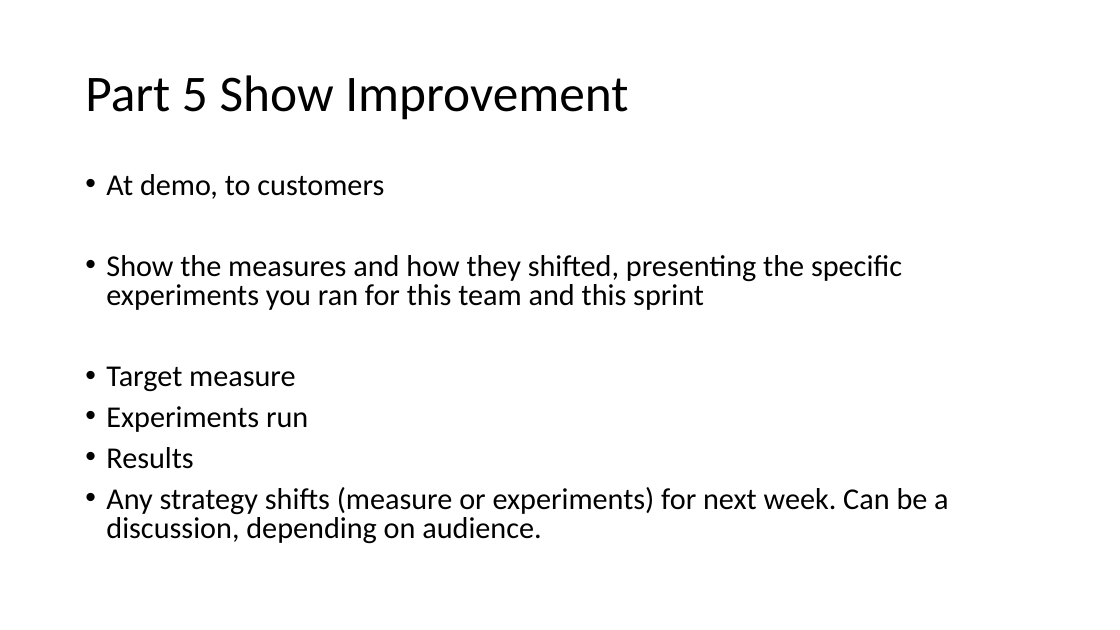
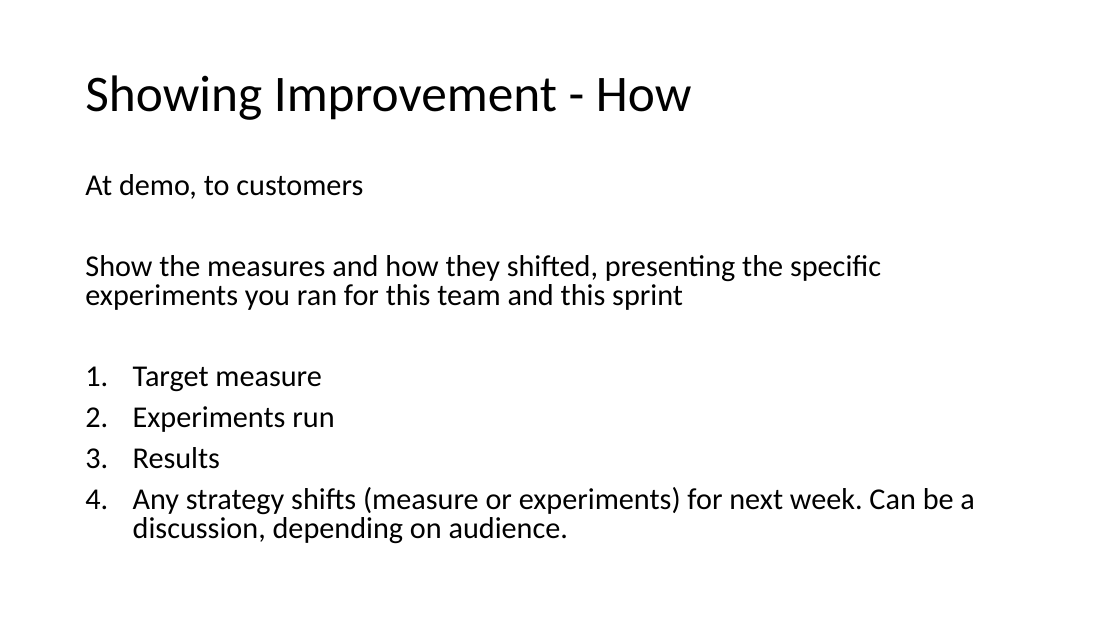
Before and after one commit to arlobelshee/Presentations, a slide deck: slide 35 of leading technical debt/gogo keynote - data-driven leadership to solve technical debt.pptx (slide 25 before the commit). Drawn at 1120x630 pixels with LibreOffice and Linux fonts; fonts in the diff are those of the drawing. Boxes give left, top, right and bottom in pixels: in the first picture for what was removed or moved away, otherwise in the second. Text is boxed around its words. In the diff, an @@ line names an element or a change of style, - is before the commit and + after.

```diff
--- a/leading technical debt/gogo keynote - data-driven leadership to solve technical debt.pptx
+++ b/leading technical debt/gogo keynote - data-driven leadership to solve technical debt.pptx
@@ title at <box>85,75,692,120</box>: text changed @@
-Part 5 Show Improvement
+Showing Improvement - How
@@ text "At demo, to customers" at <box>85,174,974,544</box>: bullet • to none; bullet • to 1. @@
```
Also in this commit, not shown: 13 other slides changed, 14 slides added, 3 slides removed.
